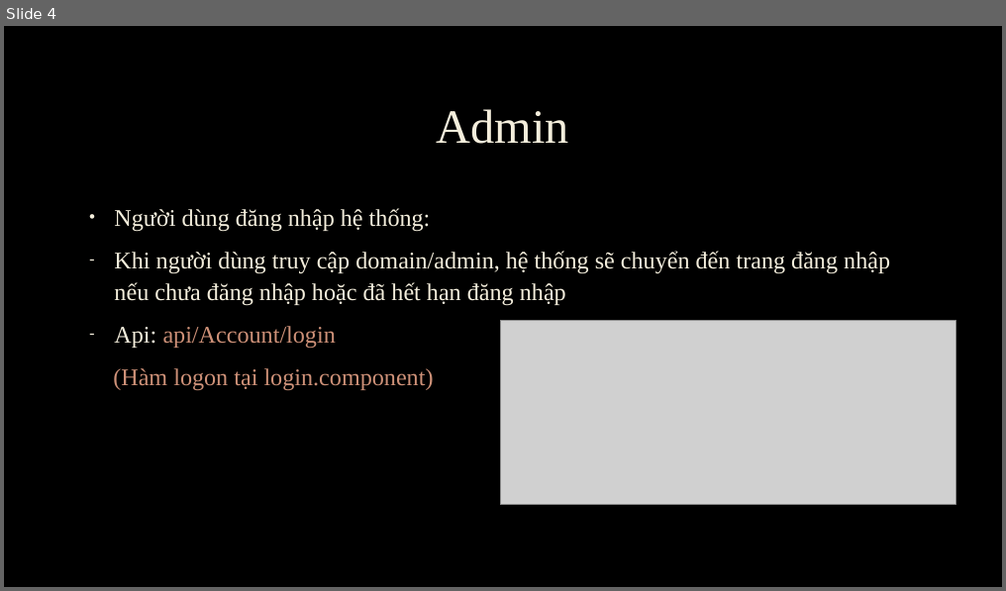
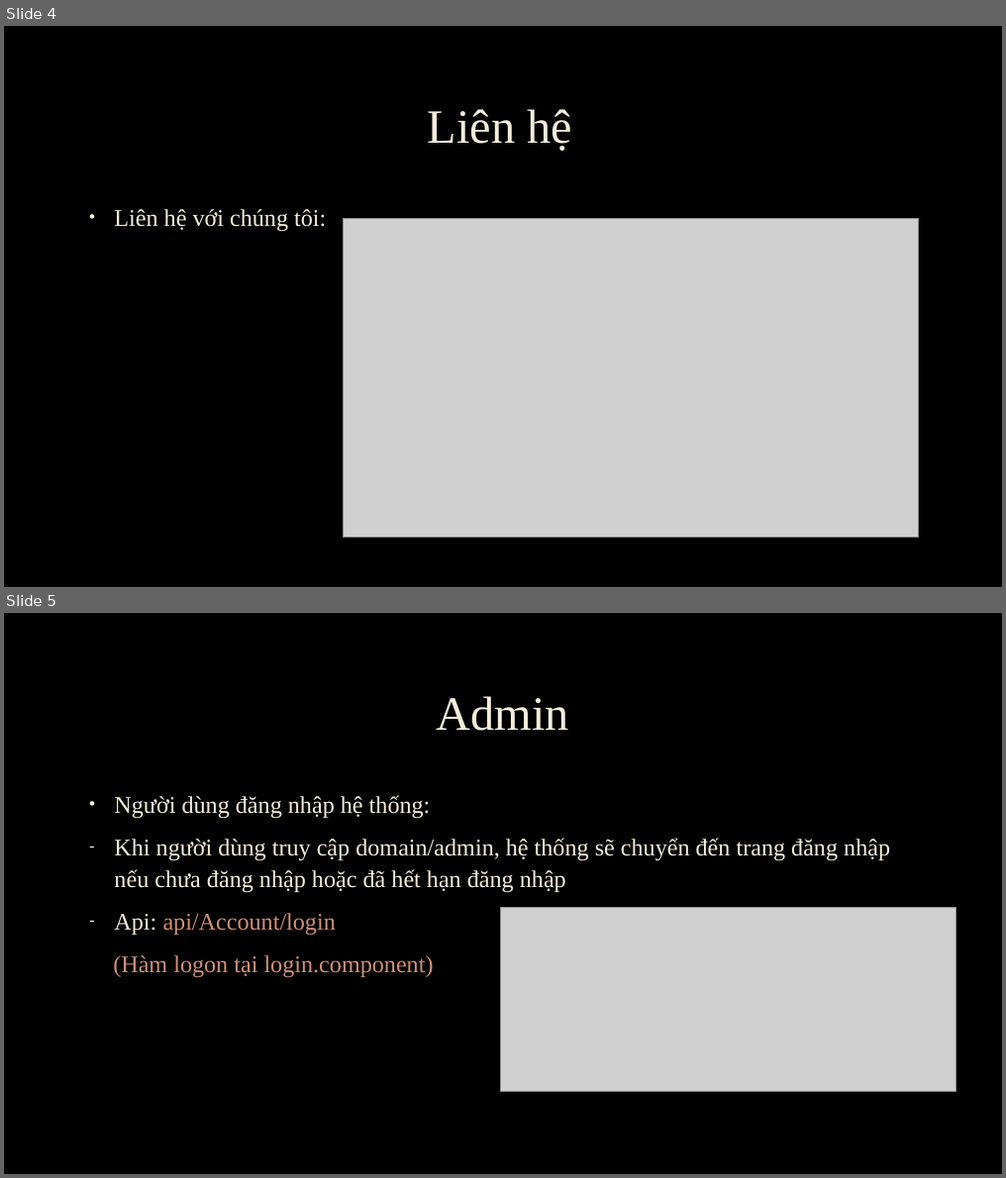
Before and after one commit to crazykg/BTN4, a slide deck: silde/slide.pptx. Shown one above the other, each under a label of ours: slide 4 before the commit, slides 4 and 5 after it. The pictures are 1006x591 and 1006x1178 pixels, drawn with LibreOffice and Linux fonts; fonts in the diff are those of the drawing; grey boxes stand for pictures; background and template pictures are left out. Boxes give left, top, right and bottom in pixels: in the first picture for what was removed or moved away, otherwise in the second. Text is boxed around its words. In the diff, an @@ line names an element or a change of style, - is before the commit and + after.

```diff
--- a/silde/slide.pptx
+++ b/silde/slide.pptx
@@ slide 4 added at box(4, 26, 1002, 587), background picture (left out) @@
@@ title added at box(428, 109, 572, 151), 46 pt, text #F4EEDC @@
+Liên hệ
@@ text added at box(114, 209, 326, 232), 23 pt, text #F4EEDC @@
+• Liên hệ với chúng tôi:
@@ picture added at box(344, 218, 918, 537) @@
@@ what was slide 4 is now slide 5 @@
```
Also in this commit, not shown: 3 slides changed, 2 slides removed.
